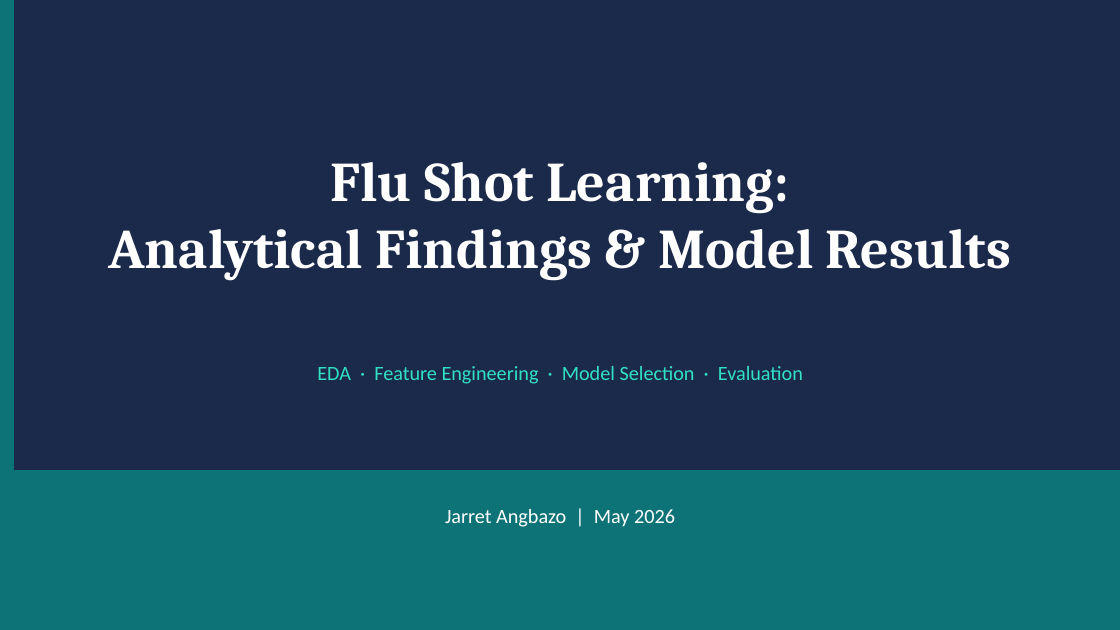
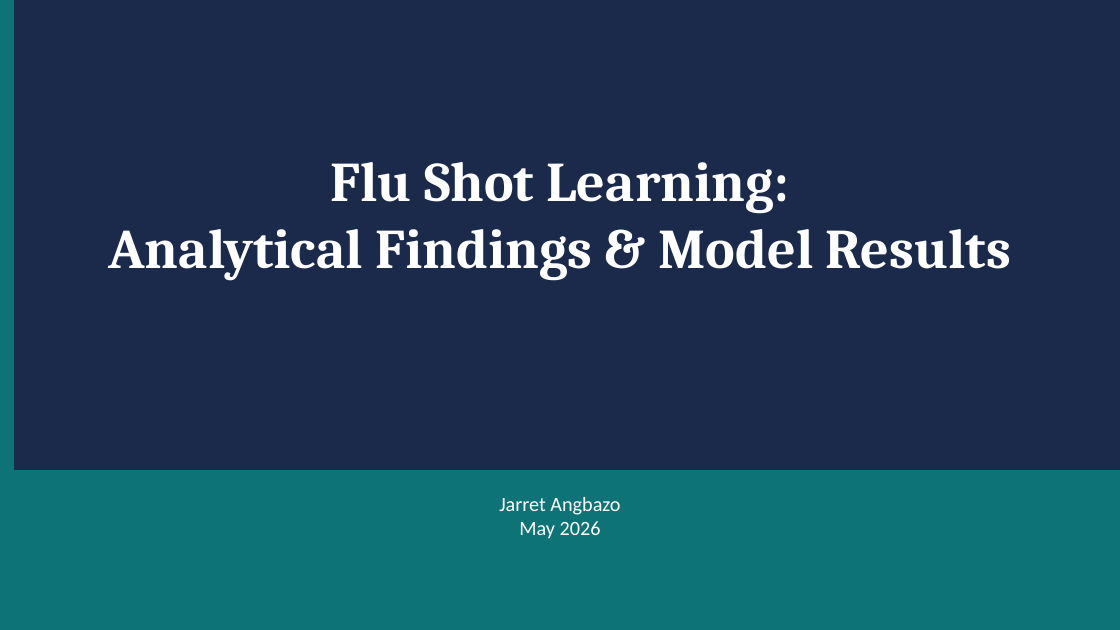
Before and after one commit to jarretangbazo/Flu-Shot-Learning, a slide deck: slide 1 of reports/flu_shot_analysis.pptx. Drawn at 1120x630 pixels with LibreOffice and Linux fonts; fonts in the diff are those of the drawing. Boxes give left, top, right and bottom in pixels: in the first picture for what was removed or moved away, otherwise in the second. Text is boxed around its words. In the diff, an @@ line names an element or a change of style, - is before the commit and + after.

```diff
--- a/reports/flu_shot_analysis.pptx
+++ b/reports/flu_shot_analysis.pptx
@@ text removed at (x1=317, y1=366, x2=803, y2=384) @@
-EDA · Feature Engineering · Model Selection · Evaluation
@@ text at (x1=499, y1=497, x2=620, y2=539): text changed @@
-Jarret Angbazo | May 2026
+Jarret Angbazo
+May 2026
```
Also in this commit, not shown: 4 other slides changed, 2 other files.
